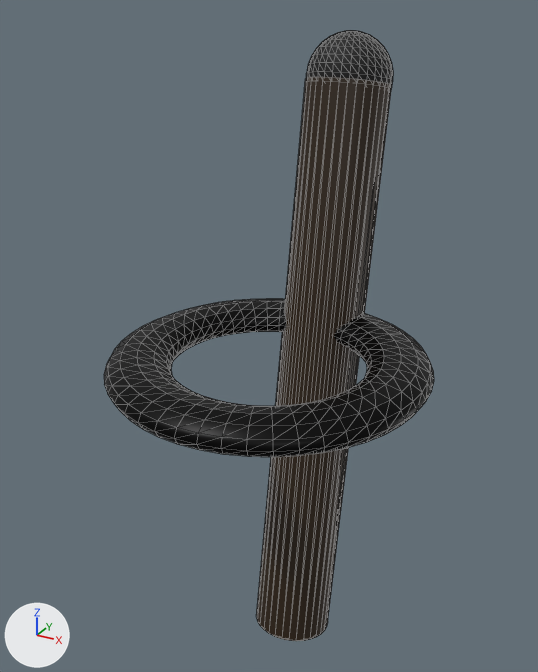
One commit to the glTF model src/clients/graphics/godot_client_spark_holders/resources/furnitures/torch_wall.glb: the scene before it, then after it.
Both versions are drawn from a 50 mm camera at (0.25, -0.845, 1.551) aimed at (-0.018, -0.357, 1.307). The lights are fixed; the arrows at lower left show +X, +Y and +Z. Mesh edges are drawn as thin lines. Where no turn or scale is listed for an object, it has been applied to the vertices.
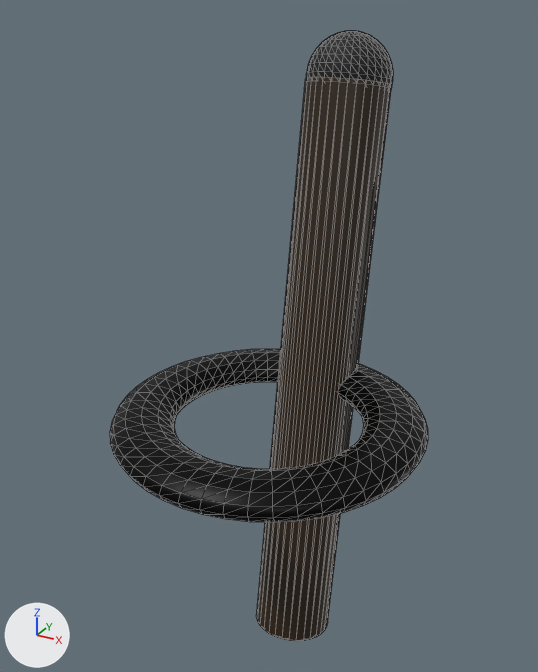
The newer file is also turned or shifted as a whole; pictures and numbers use the older file's frame.

Where the change shows, as pixel boxes (x1, y1, x2, y2) in the pictures (538 x 672 px):
'Torus', moved
    before: (104, 299, 434, 457)
    after: (110, 349, 428, 522)

Patch to the scene script:
```diff
--- a/src/clients/graphics/godot_client_spark_holders/resources/furnitures/torch_wall.glb.py
+++ b/src/clients/graphics/godot_client_spark_holders/resources/furnitures/torch_wall.glb.py
@@ ob_torus @@
 ob_torus = bpy.data.objects.new('Torus', me_torus_001)
-ob_torus.location = (0.0, -0.39, 1.3)
+ob_torus.location = (0.0, -0.39, 1.25)
```
